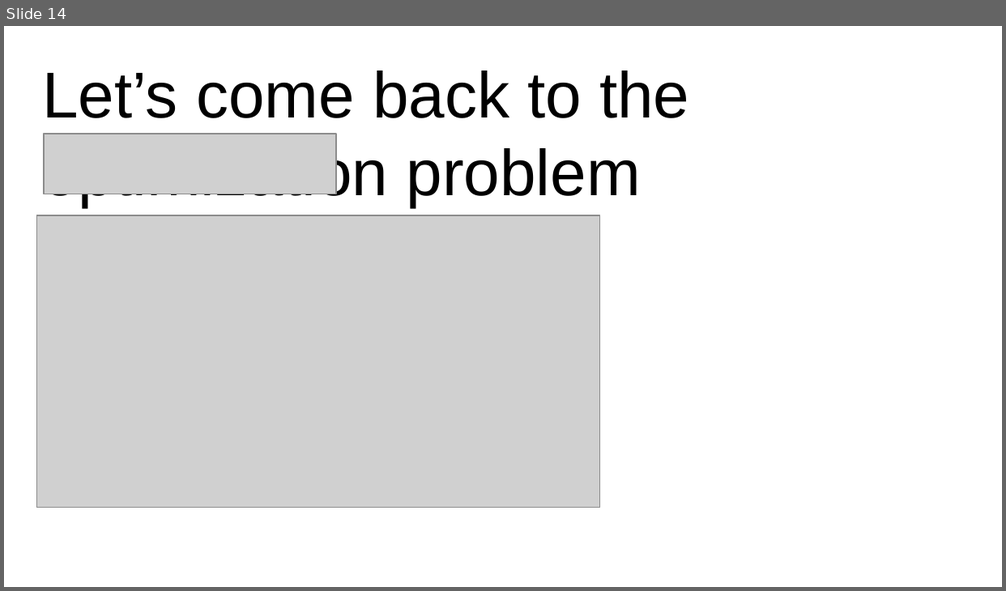
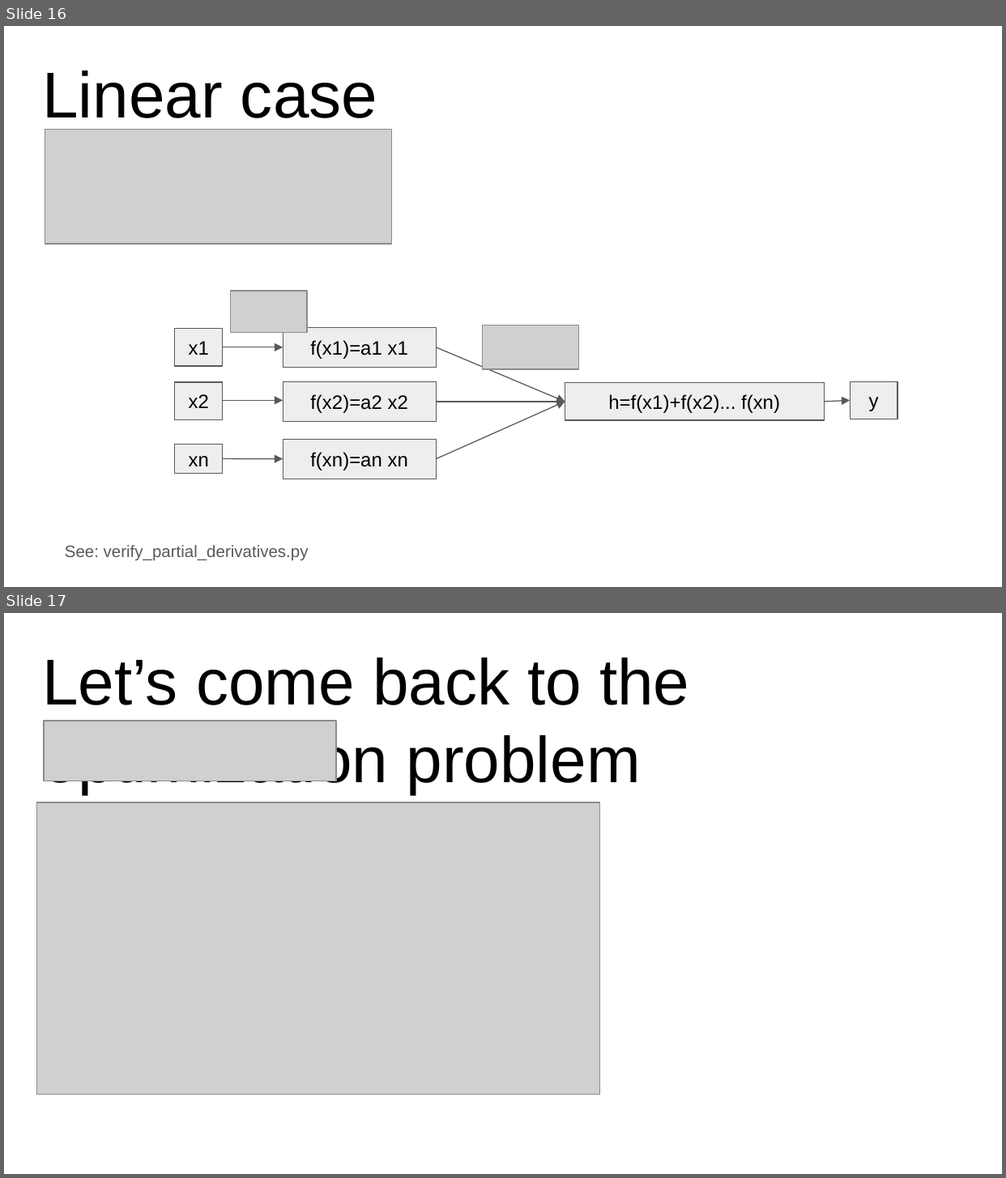
Before and after one commit to ankur6ue/deep-learning-course, a slide deck: Module 1/class_1.3/deep_learning_course_class_1.3.pptx. Shown one above the other, each under a label of ours: slide 14 before the commit, slides 16 and 17 after it. The pictures are 1006x591 and 1006x1178 pixels, drawn with LibreOffice and Linux fonts; fonts in the diff are those of the drawing; grey boxes stand for pictures. Boxes give left, top, right and bottom in pixels: in the first picture for what was removed or moved away, otherwise in the second. Text is boxed around its words. In the diff, an @@ line names an element or a change of style, - is before the commit and + after.

```diff
--- a/Module 1/class_1.3/deep_learning_course_class_1.3.pptx
+++ b/Module 1/class_1.3/deep_learning_course_class_1.3.pptx
@@ slide 16 added at [4, 26, 1002, 587], background #FFFFFF @@
@@ title added at [42, 71, 377, 130], 46.8 pt, text #000000 @@
+Linear case
@@ picture added at [45, 130, 391, 245] @@
@@ picture added at [231, 290, 308, 332] @@
@@ rectangle added at [175, 328, 223, 366], fill #EEEEEE, outline #595959 0.75 pt, 14 pt, text #000000 @@
+x1
@@ rectangle added at [283, 327, 435, 367], fill #EEEEEE, outline #595959 0.75 pt, 14 pt, text #000000 @@
+f(x1)=a1 x1
@@ picture added at [482, 326, 579, 369] @@
@@ arrow added from (223, 348) to (283, 348), #595959 0.75 pt @@
@@ arrow added from (436, 348) to (565, 402), #595959 0.75 pt @@
@@ rectangle added at [175, 382, 223, 420], fill #EEEEEE, outline #595959 0.75 pt, 14 pt, text #000000 @@
+x2
@@ rectangle added at [283, 382, 435, 422], fill #EEEEEE, outline #595959 0.75 pt, 14 pt, text #000000 @@
+f(x2)=a2 x2
@@ rectangle added at [565, 383, 825, 421], fill #EEEEEE, outline #595959 0.75 pt, 14 pt, text #000000 @@
+h=f(x1)+f(x2)... f(xn)
@@ rectangle added at [850, 382, 898, 420], fill #EEEEEE, outline #595959 0.75 pt, 14 pt, text #000000 @@
+y
@@ arrow added from (223, 400) to (283, 400), #595959 0.75 pt @@
@@ arrow added from (436, 459) to (565, 402), #595959 0.75 pt @@
@@ arrow added from (436, 402) to (565, 402), #595959 0.75 pt @@
@@ arrow added from (825, 402) to (850, 400), #595959 0.75 pt @@
@@ rectangle added at [175, 444, 223, 473], fill #EEEEEE, outline #595959 0.75 pt, 14 pt, text #000000 @@
+xn
@@ arrow added from (223, 459) to (283, 459), #595959 0.75 pt @@
@@ rectangle added at [283, 439, 435, 479], fill #EEEEEE, outline #595959 0.75 pt, 14 pt, text #000000 @@
+f(xn)=an xn
@@ text added at [65, 545, 309, 561], 12 pt, text #595959 @@
+See: verify_partial_derivatives.py
@@ what was slide 14 is now slide 17 @@
```
Also in this commit, not shown: 9 slides changed, 3 other slides added, 1 slide removed, 1 other file.
